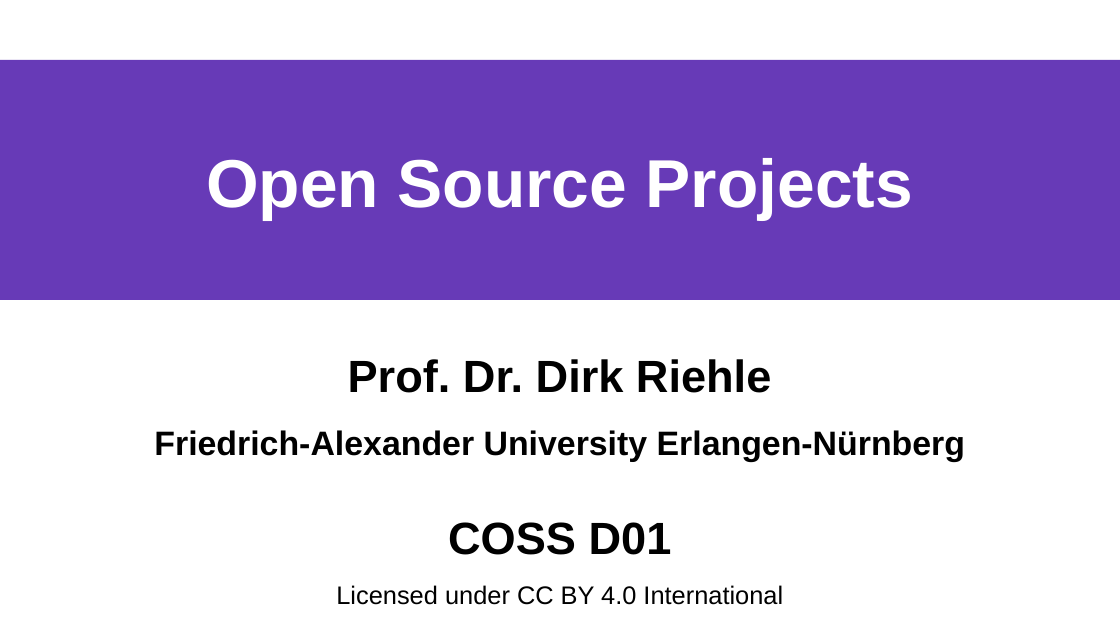
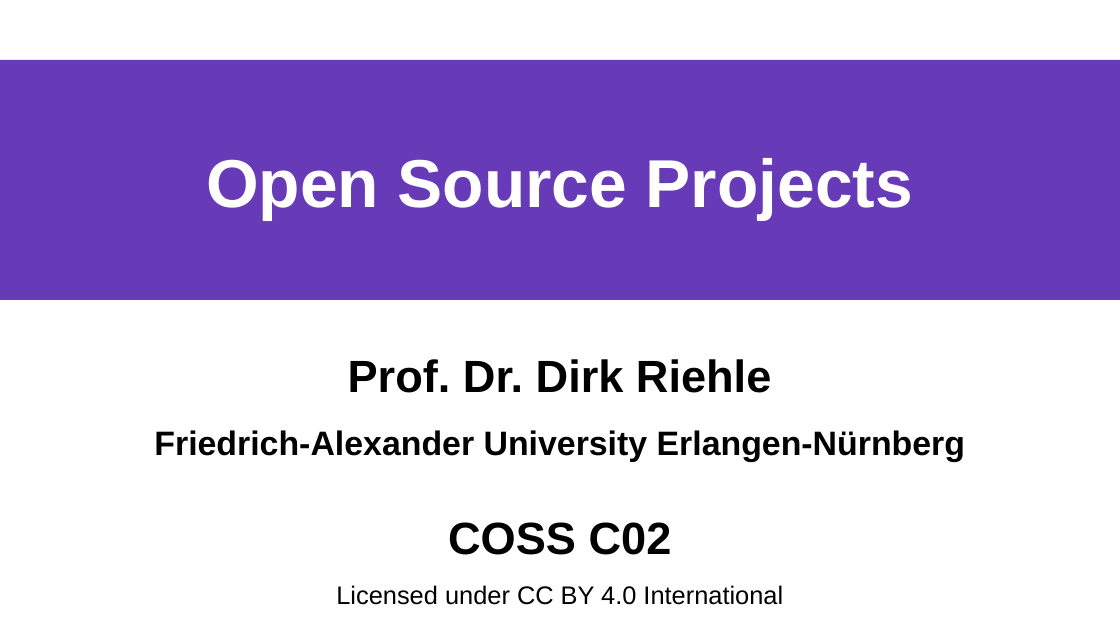
Before and after one commit to dirkriehle/coss-course, a slide deck: slide 1 of Lecture slides/COSS C02 - Open Source Projects.odp. Drawn at 1120x630 pixels with LibreOffice and Linux fonts; fonts in the diff are those of the drawing. Boxes give left, top, right and bottom in pixels: in the first picture for what was removed or moved away, otherwise in the second. Text is boxed around its words. In the diff, an @@ line names an element or a change of style, - is before the commit and + after.

```diff
--- a/Lecture slides/COSS C02 - Open Source Projects.odp
+++ b/Lecture slides/COSS C02 - Open Source Projects.odp
@@ subtitle at (448, 522, 672, 555): text changed @@
-COSS D01
+COSS C02
```
Also in this commit, not shown: 15 other files.
